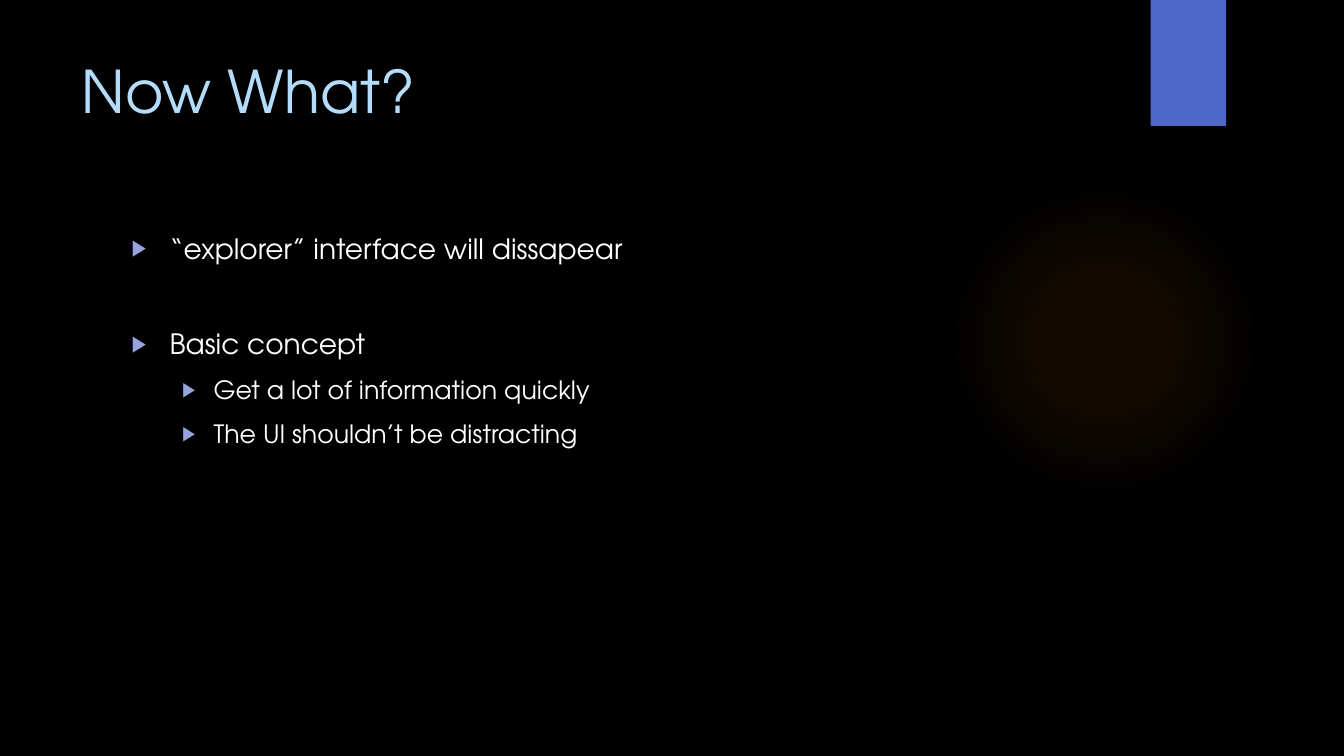
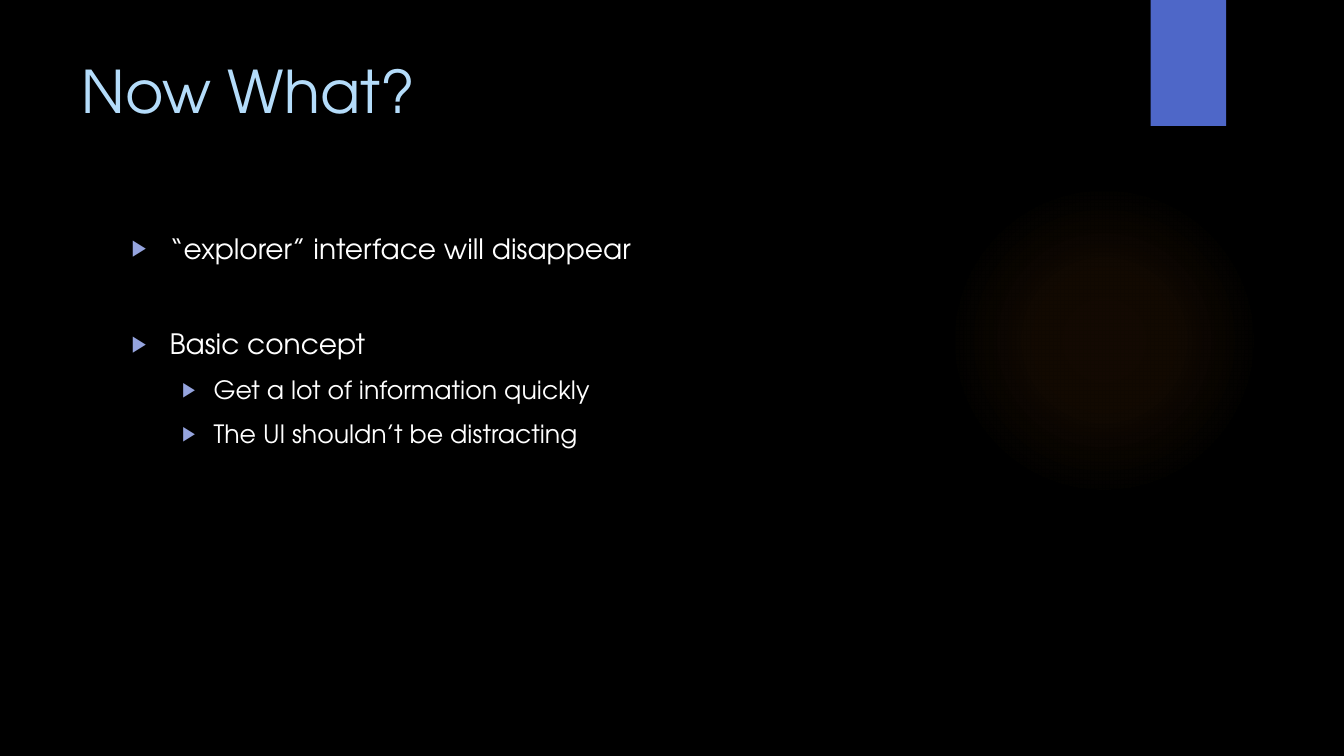
Before and after one commit to WitsSoftDev/SoftDev2016, a slide deck: slide 24 of Session 5/Softdev Session 5 2016.pptx (slide 27 before the commit). Drawn at 1344x756 pixels with LibreOffice and Linux fonts; fonts in the diff are those of the drawing; background and template pictures are left out. Boxes give left, top, right and bottom in pixels: in the first picture for what was removed or moved away, otherwise in the second. Text is boxed around its words. In the diff, an @@ line names an element or a change of style, - is before the commit and + after.

```diff
--- a/Session 5/Softdev Session 5 2016.pptx
+++ b/Session 5/Softdev Session 5 2016.pptx
@@ text at <box>170,238,631,265</box>: text changed @@
-▶ “explorer” interface will dissapear
+▶ “explorer” interface will disappear
```
Also in this commit, not shown: 8 other slides changed, 5 slides added, 2 slides removed.
